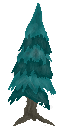
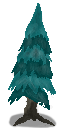
Layer changes from the first (64, 128) image to the second:
added layer "Layer 4" (41%) above "Vector Smart Object" over [8, 101, 57, 128]
